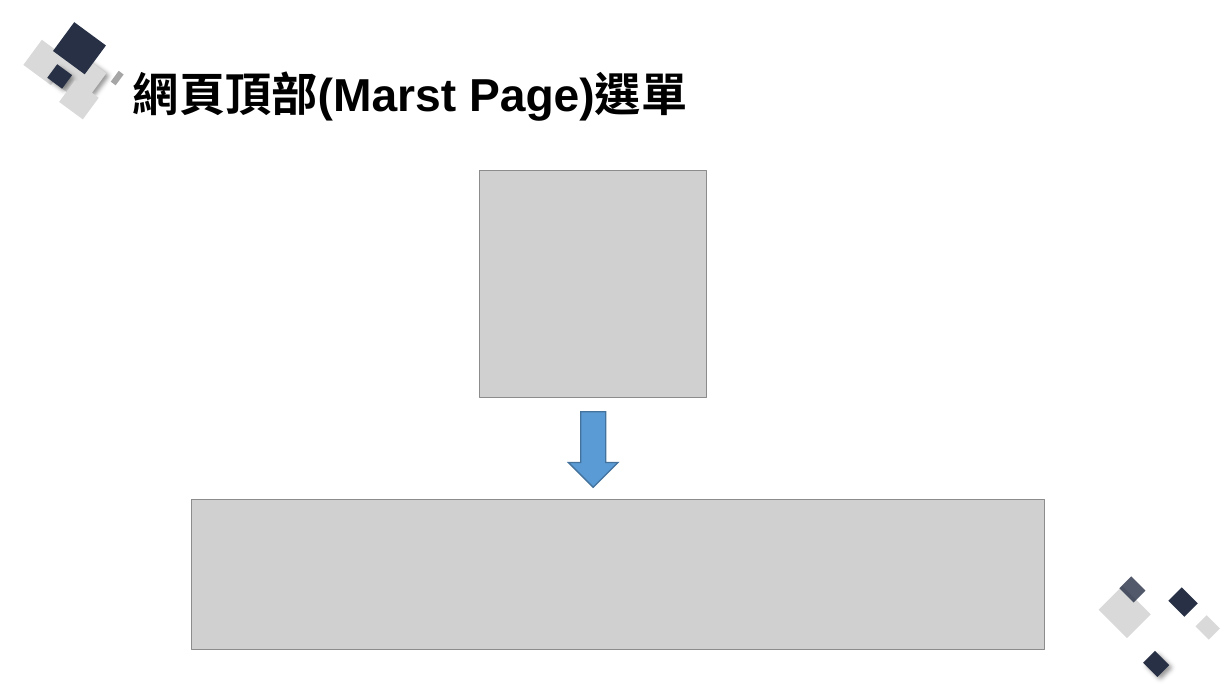
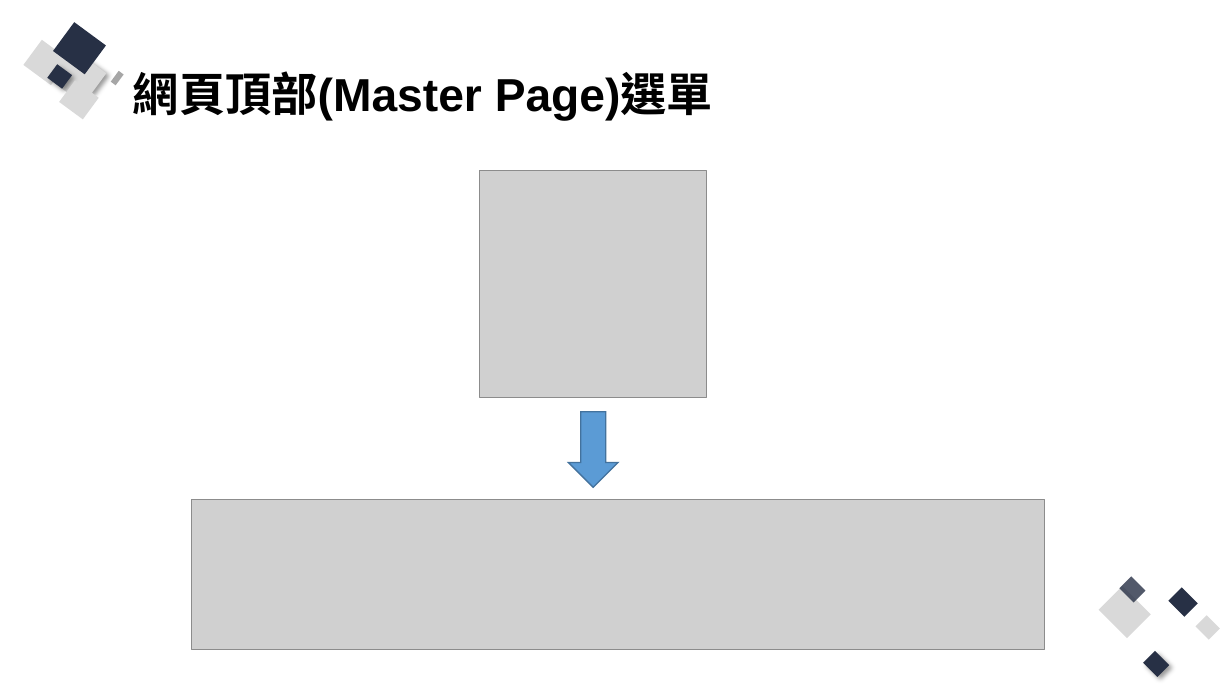
Before and after one commit to Q81JIAXIONG/-, a slide deck: slide 9 of 投影片/5.實作-帳號註冊、登入網頁UI優化.pptx (slide 4 before the commit). Drawn at 1232x693 pixels with LibreOffice and Linux fonts; fonts in the diff are those of the drawing; grey boxes stand for pictures. Boxes give left, top, right and bottom in pixels: in the first picture for what was removed or moved away, otherwise in the second. Text is boxed around its words. In the diff, an @@ line names an element or a change of style, - is before the commit and + after.

Commit message:
準備註冊網頁UI優化範例

```diff
--- a/投影片/5.實作-帳號註冊、登入網頁UI優化.pptx
+++ b/投影片/5.實作-帳號註冊、登入網頁UI優化.pptx
@@ title at <box>133,71,713,121</box>: text changed @@
-網頁頂部(Marst Page)選單
+網頁頂部(Master Page)選單
```
Also in this commit, not shown: 2 other slides changed, 15 slides added, 30 other files.
